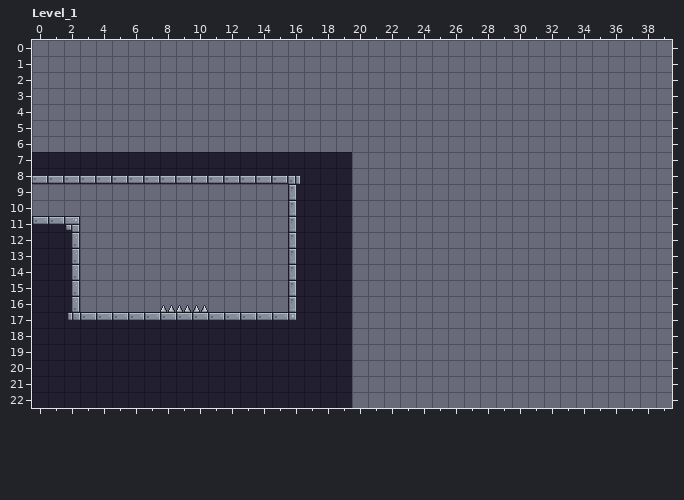
A LDtk project gets an edit: Assets/LevelData.ldtk. This is how it looked before the edit.
Cells are 16x16 px. Shown: Level_1 x 0..39, y 0..22. The old version is drawn lined up with the new one.
After the commit:
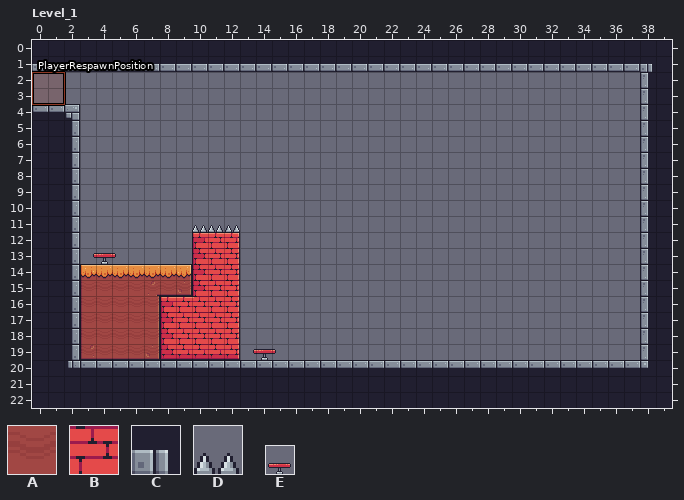
Key: from "GrassGround": A 2 "Orange", B 4 "Brick", C 9 "Stone"; from "Spikes": D 1 "Spikes"; from "Trampoline": E 8.
_ is an empty cell.
Objects are placed by their top-left corner, in cells (3,4 is the top-left corner of cell 3,4); size is 1x1 cell unless given.
Message: Added trampoline trap
Diff:
map size 20x16 -> 40x22 cells (old content now starts at 0,7; both pictures use the new coordinates)
Layer "GrassGround":
y 0..1: x 0..39 ________________________________________ -> CCCCCCCCCCCCCCCCCCCCCCCCCCCCCCCCCCCCCCCC
y 2..3: x 38..39 __ -> CC
y 4..6: x 0..2 ___ -> CCC; x 38..39 __ -> CC
y 7..8: x 3..19 CCCCCCCCCCCCCCCCC -> _________________; x 38..39 __ -> CC
y 9..10: x 0..2 ___ -> CCC; x 16..19 CCCC -> ____; x 38..39 __ -> CC
y 11: x 16..19 CCCC -> ____; x 38..39 __ -> CC
y 12..13: x 10..12 ___ -> BBB; x 16..19 CCCC -> ____; x 38..39 __ -> CC
y 14..15: x 3..12 __________ -> AAAAAAABBB; x 16..19 CCCC -> ____; x 38..39 __ -> CC
y 16: x 3..12 __________ -> AAAAABBBBB; x 16..19 CCCC -> ____; x 38..39 __ -> CC
y 17..19: x 3..19 CCCCCCCCCCCCCCCCC -> AAAAABBBBB_______; x 38..39 __ -> CC
y 20..22: x 20..39 ____________________ -> CCCCCCCCCCCCCCCCCCCC
Layer "Spikes":
y 11: x 10..12 ___ -> DDD
y 16: x 8..10 DDD -> ___
Layer "Entities" (now shown):
added: "PlayerRespawnPosition" rectangle at 0,2 size 2x2
added: E "Trampoline" at 3.7,12.2 size 1.8x1.8
added: E "Trampoline" at 13.7,18.2 size 1.8x1.8
